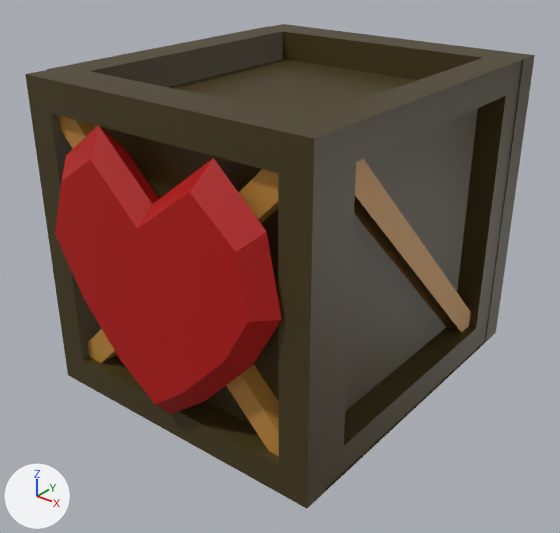
One commit to the FBX model Assets/Meshes/PowerUpHeal.fbx: the scene before it, then after it.
Rendered twice from a 50 mm lens placed at (2.88, -3.66, 2.89), pointed at (0.05, -0.12, 0.69). Arrows for +X, +Y and +Z are at lower left; the lights stay in place. Vertices at the same position are counted once.

The older version as bpy lines, for what is in view:
```python
me_powerupvida = bpy.data.meshes.new('PowerUpVida')
me_powerupvida.from_pydata(...)  # 283 vertices, 265 faces; spans x -0.97..1.05, y -1.27..1.33, z -0.04..1.96
me_powerupvida.materials.append(mat_palette_powerupvida)  # picture img_palette_powerupvida_albedo_png
ob_powerupvida = bpy.data.objects.new('PowerUpVida', me_powerupvida)
ob_powerupvida.location = (0.0, 0.0, 0.0)
```
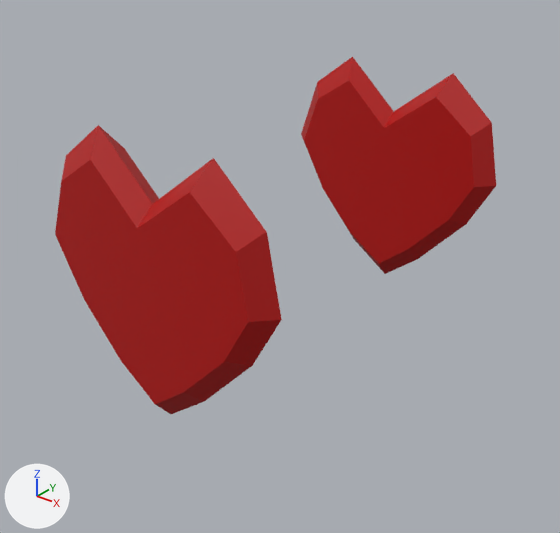
Pixel boxes (x1, y1, x2, y2) of what changed, in the pictures (560 x 533 px):
'PowerUpVida', reshaped (14% narrower, 26% shorter): before (25, 24, 535, 509); after (55, 57, 496, 414)
part 1 of me_powerupvida, deleted (brown): before (25, 24, 535, 509)
part 2 of me_powerupvida, deleted: before (47, 26, 270, 70)
part 3 of me_powerupvida, deleted: before (326, 60, 523, 488)
part 4 of me_powerupvida, deleted (brown): before (354, 159, 471, 332)
part 5 of me_powerupvida, deleted (brown): before (88, 169, 278, 363)

What changed in the scene script:
```text
Change me_powerupvida:
    where me_powerupvida.from_pydata(...)  # 283 vertices, 265 faces; spans x -0.97..1.05, y -1.27..1.33, z -0.04..1.96
    used by ob_powerupvida; location = (0.0, 0.0, 0.0)
    me_powerupvida part 1: the loose piece of 103 vertices spanning x -0.95..1.05, y -1.13..1.17, z -0.04..1.96 is deleted
    me_powerupvida part 2: the loose piece of 36 vertices spanning x -0.97..-0.8, y -0.98..1.02, z -0.04..1.96 is deleted
    me_powerupvida part 3: the loose piece of 36 vertices spanning x 0.86..1.03, y -0.98..1.02, z -0.04..1.96 is deleted
    me_powerupvida part 4: the loose piece of 12 vertices spanning x 0.86..0.98, y -0.79..0.83, z 0.15..1.77 is deleted
    me_powerupvida part 5: the loose piece of 12 vertices spanning x -0.76..0.85, y -1.08..-0.96, z 0.15..1.77 is deleted
```
